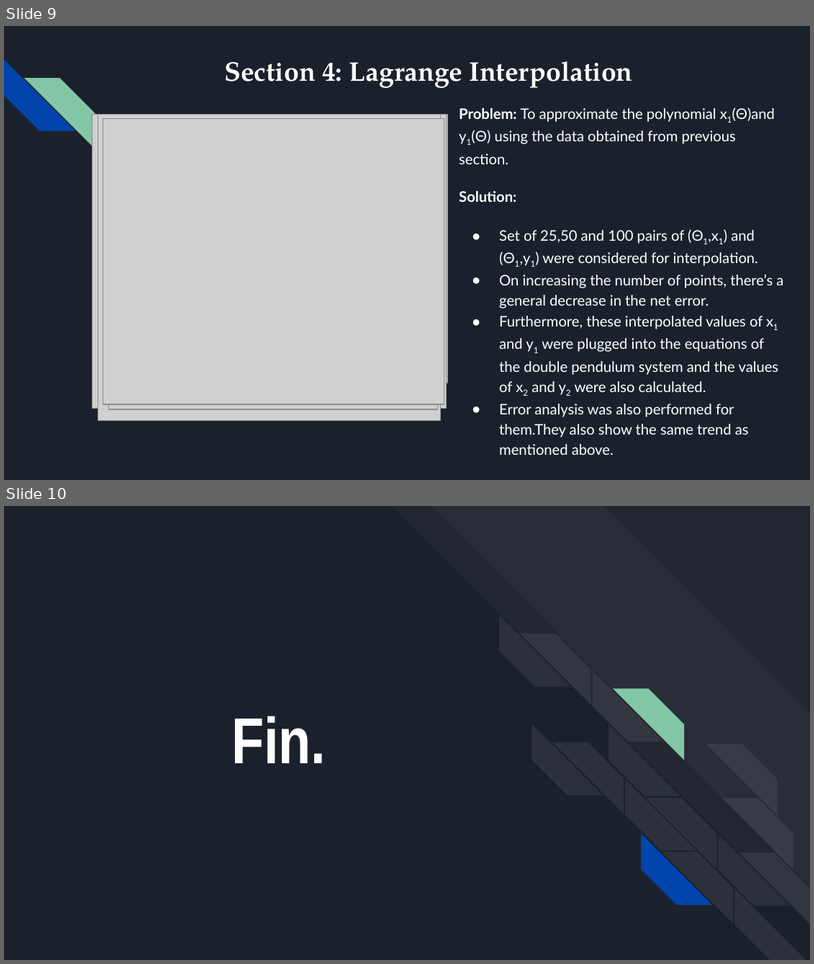
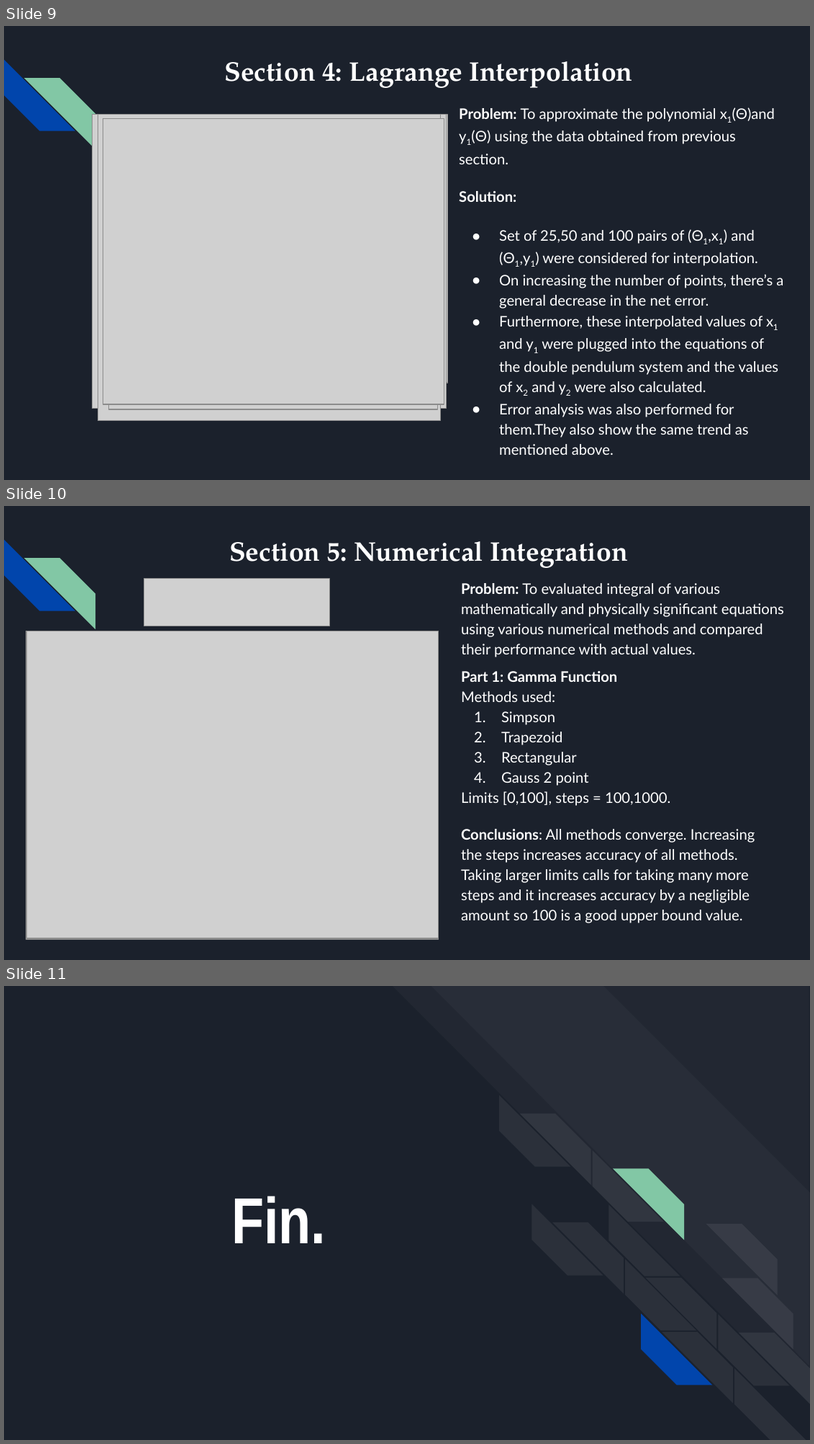
Before and after one commit to shantanutyagi67/CS374_Labs, a slide deck: Project/Submission/201801015_ProjectPPT.pptx. Shown one above the other, each under a label of ours: slides 9 and 10 before the commit, slides 9, 10 and 11 after it. The pictures are 814x964 and 814x1444 pixels, drawn with LibreOffice and Linux fonts; fonts in the diff are those of the drawing; grey boxes stand for pictures. Boxes give left, top, right and bottom in pixels: in the first picture for what was removed or moved away, otherwise in the second. Text is boxed around its words. In the diff, an @@ line names an element or a change of style, - is before the commit and + after.

```diff
--- a/Project/Submission/201801015_ProjectPPT.pptx
+++ b/Project/Submission/201801015_ProjectPPT.pptx
@@ slide 10 added at (4,506,810,960), background #1B212C; not listed: 2 template elements that a slide beside it also shows @@
@@ title added at (229,541,628,568), 24 pt, text #FFFFFF, bold @@
+Section 5: Numerical Integration
@@ picture added at (144,579,329,626) @@
@@ text added at (461,583,784,657), 13 pt, text #FFFFFF @@
+Problem: To evaluated integral of various mathematically and physically significant equations using various numerical methods and compared their performance with actual values.
@@ picture added at (26,631,439,911) @@
@@ picture added at (26,631,439,939) @@
@@ picture added at (26,631,439,938) @@
@@ text added at (461,671,671,806), 13 pt, text #FFFFFF @@
+Part 1: Gamma Function
+Methods used:
+1. Simpson
+2. Trapezoid
+3. Rectangular
+4. Gauss 2 point
+Limits [0,100], steps = 100,1000.
@@ text added at (461,829,755,923), 13 pt, text #FFFFFF @@
+Conclusions: All methods converge. Increasing the steps increases accuracy of all methods. Taking larger limits calls for taking many more steps and it increases accuracy by a negligible amount so 100 is a good upper bound value.
@@ what was slide 10 is now slide 11 @@
```
Also in this commit, not shown: 13 other files.
